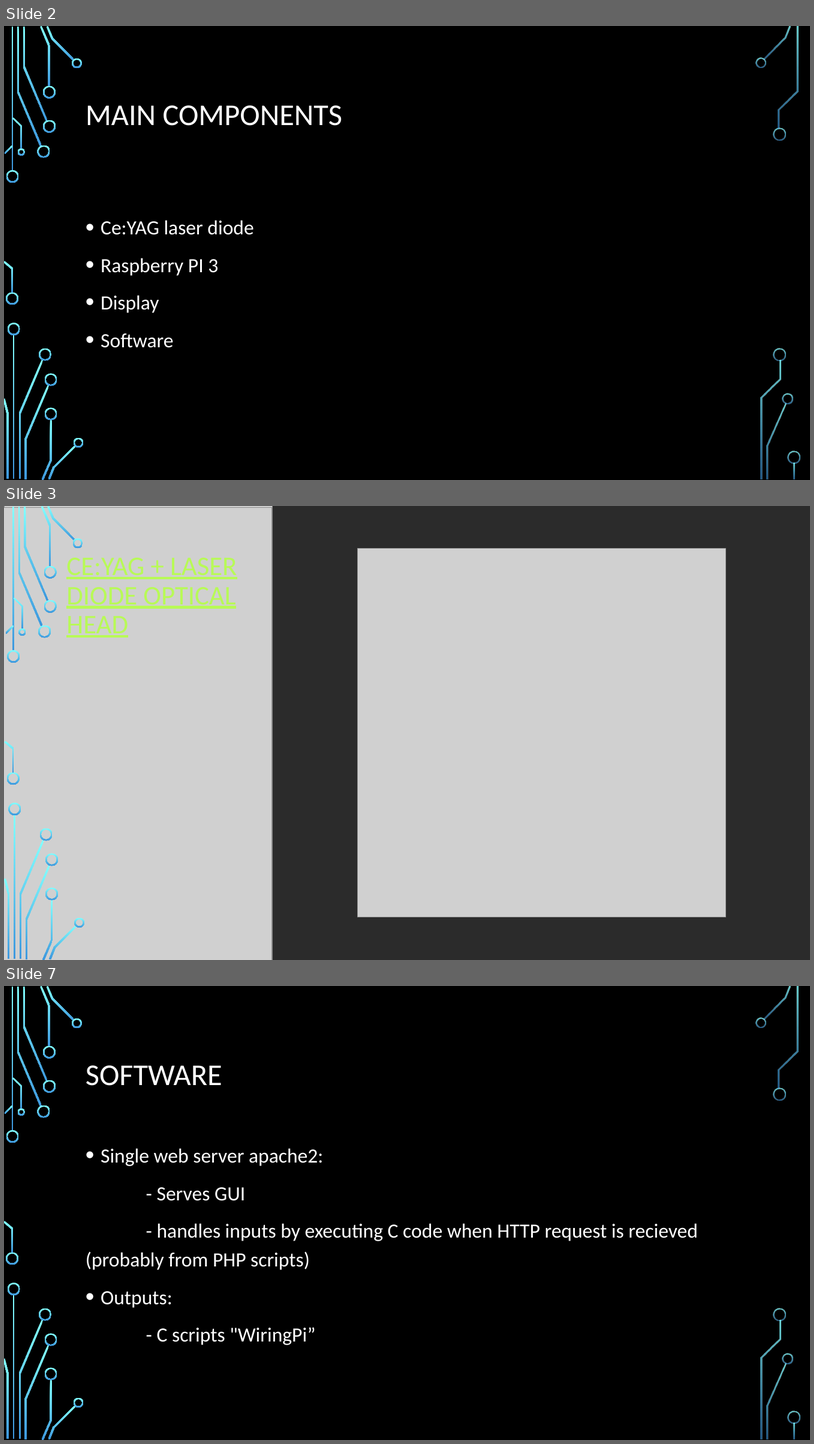
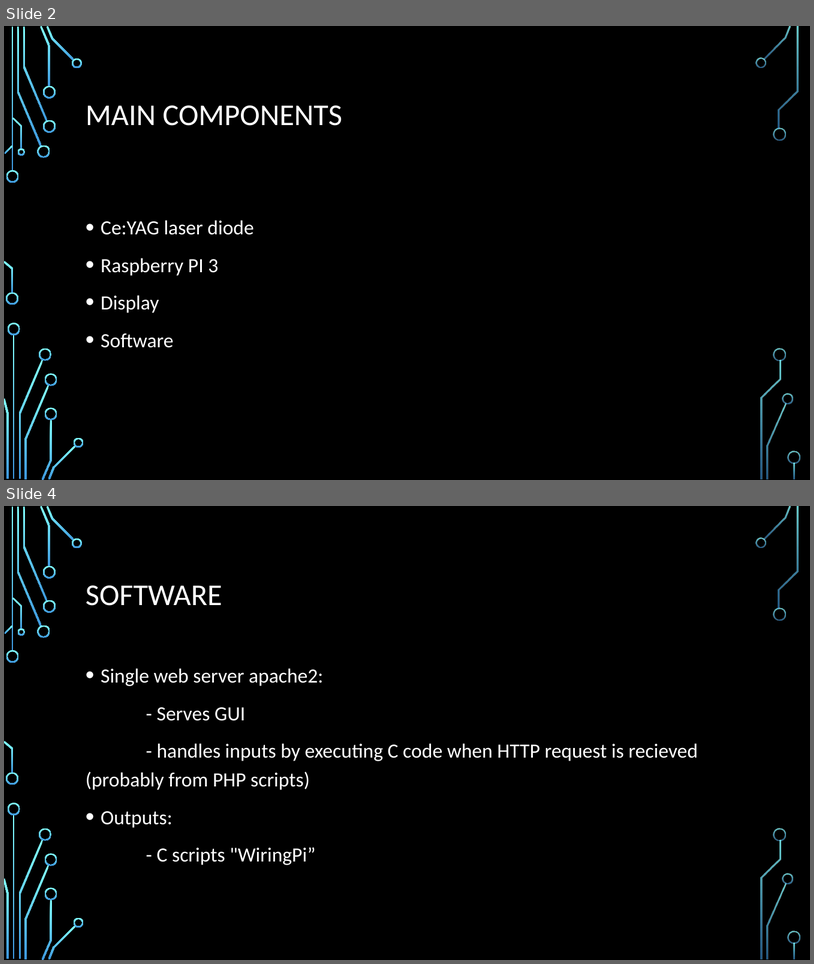
Before and after one commit to Bakirbrkic/Eye-Surgery-Laser-Control, a slide deck: Presentation/Presentation1.pptx. Shown one above the other, each under a label of ours: slides 2, 3 and 7 before the commit, slides 2 and 4 after it; the slides between them are not shown. The pictures are 814x1444 and 814x964 pixels, drawn with LibreOffice and Linux fonts; fonts in the diff are those of the drawing; grey boxes stand for pictures; background and template pictures are left out; a plain dark background stands for a picture behind light text. Boxes give left, top, right and bottom in pixels: in the first picture for what was removed or moved away, otherwise in the second. Text is boxed around its words. In the diff, an @@ line names an element or a change of style, - is before the commit and + after.

```diff
--- a/Presentation/Presentation1.pptx
+++ b/Presentation/Presentation1.pptx
@@ slide 3 removed at [4, 506, 810, 960], background picture (left out) @@
@@ rectangle removed at [4, 506, 810, 960] @@
@@ picture removed at [4, 506, 273, 960] @@
@@ picture removed at [4, 508, 273, 960] @@
@@ title removed at [66, 558, 237, 637] @@
-CE:YAG + LASER DIODE OPTICAL HEAD
@@ picture removed at [358, 549, 726, 917] @@
@@ group removed at [4, 506, 84, 960]: 24 freeform shapes, 2 rectangles @@
@@ group removed at [4, 506, 799, 959]: 10 freeform shapes, 2 rectangles @@
@@ what was slide 7 is now slide 4 @@
```
Also in this commit, not shown: 2 slides changed, 4 slides added, 2 other slides removed, 3 other files.
